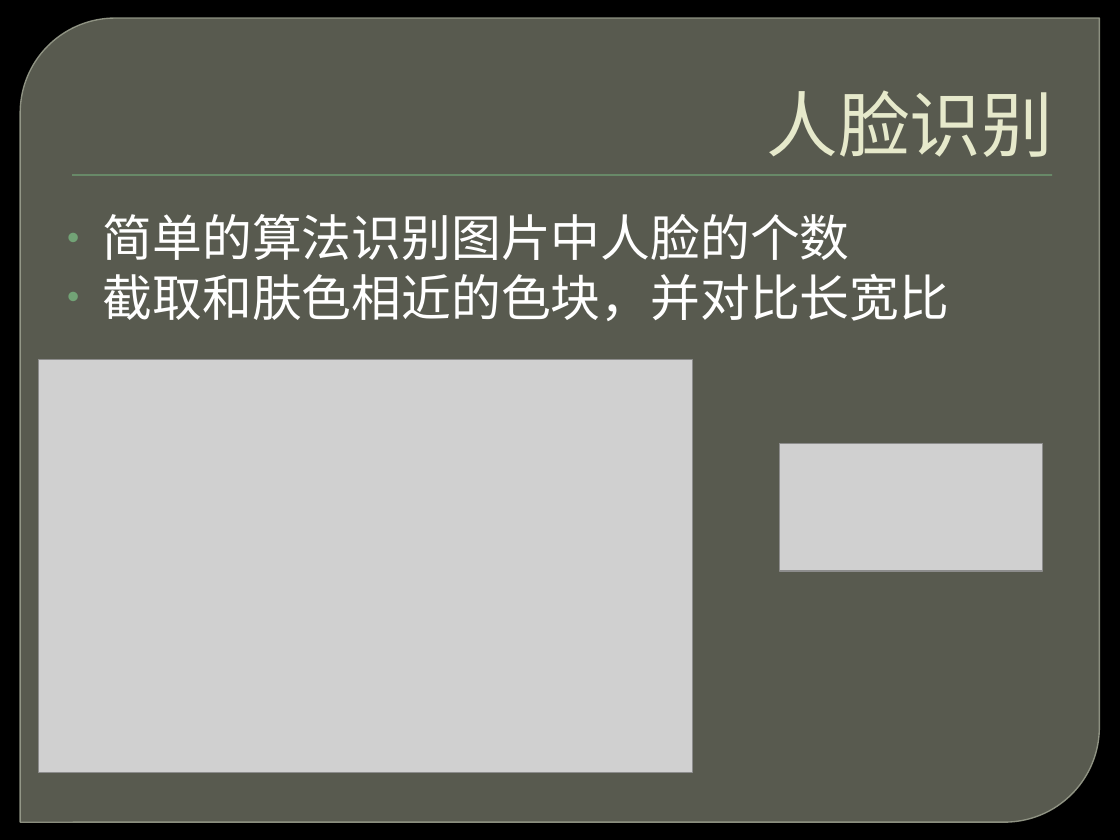
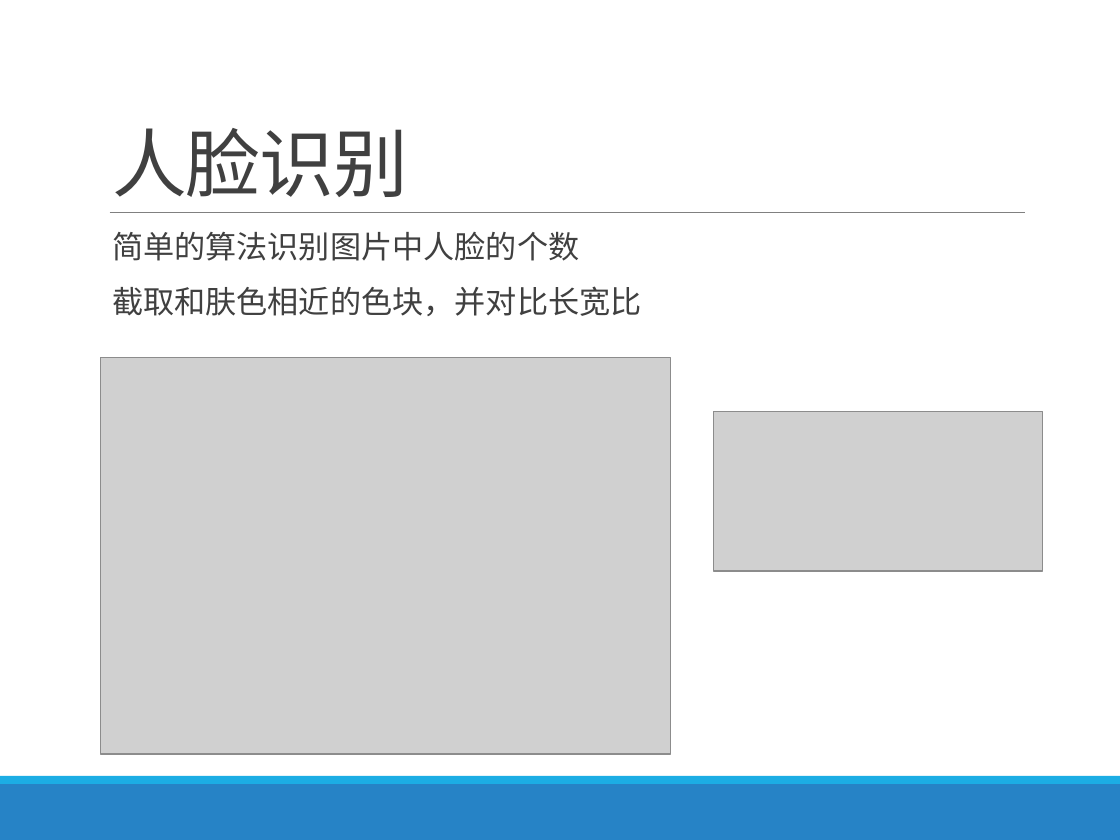
Before and after one commit to east-before-dawn/srt, a slide deck: slide 16 of slides.pptx (slide 9 before the commit). Drawn at 1120x840 pixels with LibreOffice and Linux fonts; fonts in the diff are those of the drawing; grey boxes stand for pictures; background and template pictures are left out. Boxes give left, top, right and bottom in pixels: in the first picture for what was removed or moved away, otherwise in the second. Text is boxed around its words. In the diff, an @@ line names an element or a change of style, - is before the commit and + after.

```diff
--- a/slides.pptx
+++ b/slides.pptx
@@ background picture (left out) to #FFFFFF @@
@@ round diag rect removed at box(20, 18, 1100, 822) @@
@@ title "人脸识别": place and size @@
-title "人脸识别" at box(767, 90, 1053, 157)
+title "人脸识别" at box(112, 128, 408, 197)
@@ title "人脸识别" at box(112, 128, 408, 197): size 46 to 48 pt, font TeX Gyre Bonum to Calibri, text colour #E7EACB to #404040, letter spacing 0 to -0.5 pt; alignment right to left; indent changed; line spacing 1 to 0.85 @@
@@ rectangle removed at box(72, 175, 1052, 176) @@
@@ text "简单的算法识别图片中人脸的个数": place and size @@
-text "简单的算法识别图片中人脸的个数" at box(103, 214, 950, 321)
+text "简单的算法识别图片中人脸的个数" at box(112, 232, 642, 316)
@@ text "简单的算法识别图片中人脸的个数" at box(112, 232, 642, 316): size 32 to 20 pt, font TeX Gyre Bonum to Calibri, text colour #FFFFFF to #404040; bullet • to  ; line spacing 1 to 0.9; more space between paragraphs; bullet colour #72A376 to #1CADE4 @@
@@ line added from (110, 213) to (1025, 213), #808080 0.5 pt @@
@@ picture: place and size @@
-picture at box(39, 360, 692, 773)
+picture at box(101, 358, 671, 755)
@@ picture: place and size @@
-picture at box(780, 444, 1043, 571)
+picture at box(713, 411, 1043, 571)
@@ rectangle added at box(0, 776, 1120, 784), fill #1CADE4 @@
@@ rectangle added at box(0, 784, 1120, 840), fill #2683C6 @@
```
Also in this commit, not shown: 12 other slides changed, 10 slides added, 5 slides removed.
